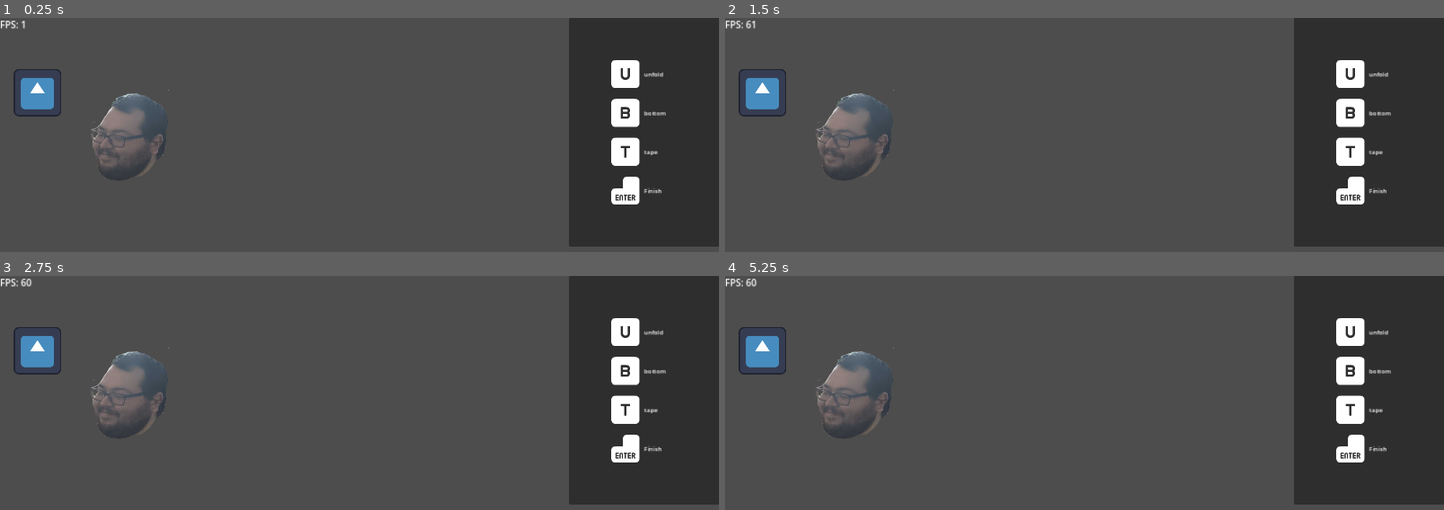
Above: before the commit, frames 1-4 (two rows, left to right).
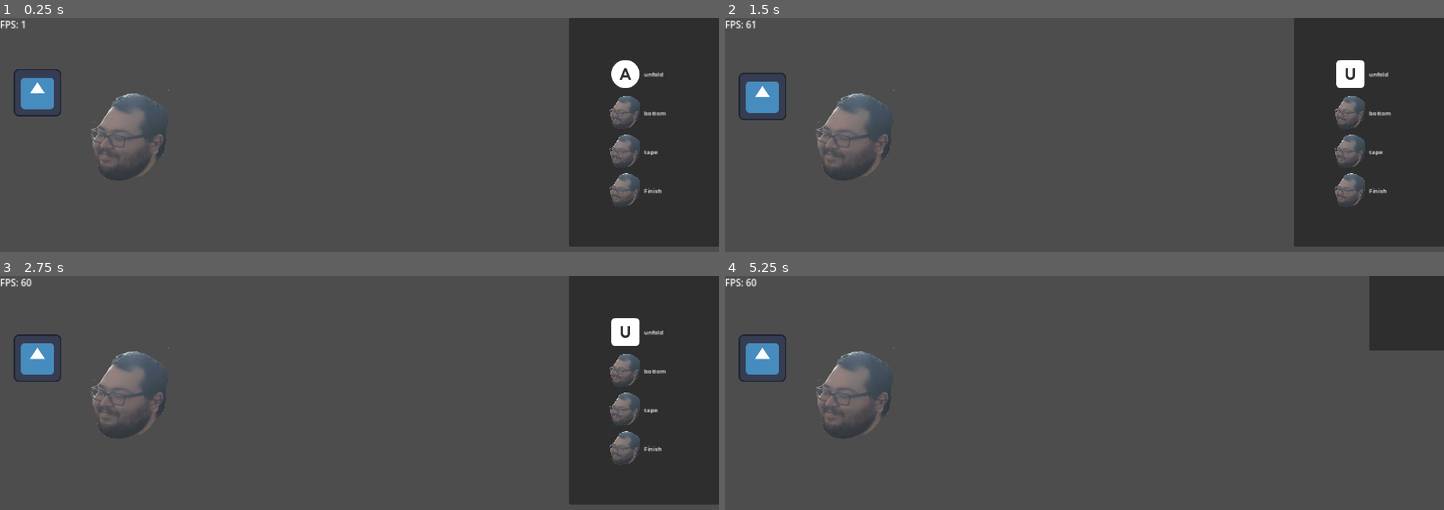
Above: after the commit, the same moments.

Repository: gabeochoa/prime_pressure
Game: Godot game, scene res://scenes/levels/level.tscn
Two runs of this game, one before a commit and one after it. Both use one fixed random seed, a clock stepped at 60 frames per second and the inputs below. The engine's default icon, where the game draws it, is replaced by a stand-in: a white triangle on a blue panel in a dark square.
Inputs (mouse positions are in pixels of both pictures, inside the frame that each line leads up to):
- Up to frame 1 (0.25 s): no input
- Up to frame 2 (1.5 s): tap Enter at 0.5, 0.6 s; move the mouse to (1142, 160) at 0.52 s; hold W 0.53-1.28 s; click (1142, 160) at 0.67 s; move the mouse to (1372, 74) at 1.27 s; hold A from 1.28 s (still down); tap F at 1.35 s; click (1372, 74) at 1.42 s
- Up to frame 3 (2.75 s): tap Space at 2 s; move the mouse to (647, 371) at 2.02 s; release A at 2.03 s; hold W from 2.03 s (still down); tap Z at 2.1 s; click (647, 371) at 2.17 s
- Up to frame 4 (5.25 s): tap Enter at 2.75, 4.25, 5.1 s; move the mouse to (1372, 409) at 2.77 s; tap U at 2.85 s; click (1372, 409) at 2.92 s; tap Space at 3.5, 5 s; move the mouse to (1372, 449) at 3.52 s; release W at 3.53 s; hold A from 3.53 s (still down); tap B at 3.6 s; click (1372, 449) at 3.67 s; move the mouse to (868, 416) at 4.27 s; tap T at 4.35 s; move the mouse to (1120, 477) at 5.02 s; click (1120, 477) at 5.17 s

The runs differ from the first frame. In frame 1, 1.6% of the frame differs, in the area x 84-89%, y 18-81%; in frame 2, 1.9%; in frame 3, 2.0%; in frame 4, 18%, in the area x 1-100%, y 0-98%.

Commit message:
hide button label when not active

Diff:
--- a/project.godot
+++ b/project.godot
@@ -52,6 +52,11 @@
 "events": [Object(InputEventJoypadButton,"resource_local_to_scene":false,"resource_name":"","device":-1,"button_index":6,"pressure":0.0,"pressed":false,"script":null)
 ]
 }
+action_finish={
+"deadzone": 0.5,
+"events": [Object(InputEventJoypadButton,"resource_local_to_scene":false,"resource_name":"","device":-1,"button_index":10,"pressure":0.0,"pressed":true,"script":null)
+]
+}
 
 [rendering]
 
--- a/scenes/levels/action_label.gd
+++ b/scenes/levels/action_label.gd
@@ -19,28 +19,34 @@
 
 func get_image_for_gamepad(gamepad: String)-> Texture2D:
 	const prefix = "res://graphics/controls/xbox_default/"
-	var make_keyboard = func(name): return prefix +  "xbox_button_%s.png"%name
+	var make_button= func(name): return prefix +  "xbox_button_%s.png"%name
+	var make_= func(name): return prefix +  "xbox_%s.png"%name
 	match gamepad:
 		"action_one":
-			return load(make_keyboard.call("a"))
+			return load(make_button.call("a"))
 		"action_two":
-			return load(make_keyboard.call("x"))
+			return load(make_button.call("b"))
 		"action_three":
-			return load(make_keyboard.call("b"))
+			return load(make_button.call("x"))
 		"action_four":
-			return load(make_keyboard.call("y"))
+			return load(make_button.call("y"))
+		"action_finish":
+			return load(make_.call("rb"))
+		var other_key:
+			assert(false, "Missing image for gamepad %s action %s" % [name, other_key])
 	return load("res://graphics/character_efb_mug.png")
 
 var key: Key
 var gamepad: String
-
+var is_active: bool
 var use_controller: bool
 
-func _init(n: String, k: Key, g: String, is_controller: bool):
+func _init(n: String, k: Key, g: String, is_controller: bool, active: bool):
 	name = n
 	key = k
 	gamepad = g
 	use_controller = is_controller
+	is_active = active
 
 # Called when the node enters the scene tree for the first time.
 func _ready():
@@ -51,7 +57,10 @@
 func update_ui():
 	set_custom_minimum_size(Vector2(200, 100))
 	var image = get_image_for_gamepad(gamepad) if use_controller else get_image_for_key(key)
-	add_image(image, 100, 100)
+	if is_active:
+		add_image(image, 100, 100)
+	else:
+		add_image(load("res://graphics/face.png"), 100, 100)
 	add_text(name)
 
 # Called every frame. 'delta' is the elapsed time since the previous frame.
--- a/scenes/scripts/sophie.gd
+++ b/scenes/scripts/sophie.gd
@@ -11,7 +11,7 @@
 	var key: Key
 	var gamepad: String
 
-	func _init(n: String, k:Key ):
+	func _init(n: String, k:Key):
 		name = n
 		key = k
 
@@ -62,6 +62,8 @@
 	class CompleteAction extends ScreenListener:
 		func _init():
 			super("Finish", KEY_ENTER)
+			gamepad = "action_finish"
+
 		func action(screen:Screen):
 			print("screen " + screen.name + " complete")
 			screen.complete = true;
@@ -153,7 +155,7 @@
 	BoxScreen.new()
 ]
 
-var using_controller: bool = false
+var using_controller: bool = true
 
 @onready var screen_container: GridContainer = $"../CanvasLayer/VBoxContainer/PanelContainer/MarginContainer/GridContainer"
 
@@ -161,12 +163,15 @@
 func _ready():
 	pass # Replace with function body.
 
+func assign_inputs_for_action(screen:Screen, action:ScreenListener):
+	assert(action_index < actions.size(), "Showing more actions on screen than we have actions for")
+
+	if action.gamepad.length() == 0:
+		action.gamepad = actions[action_index]
+		action_index += 1
+
 func handle_input_for_action(screen:Screen, action: ScreenListener):
-	assert(action_index < actions.size(), "Showing more actions on screen than we have actions for")
-
-	action.gamepad = actions[action_index]
-	action_index += 1
-
+	assign_inputs_for_action(screen,action)
 	if !screen.is_active_action(action):
 		return
 
@@ -197,19 +202,18 @@
 		for action in screen.config:
 			if old_controller != using_controller:
 				screen.is_dirty = true
-				handle_input_for_action(screen, action)
-
-
-	if event is InputEventKey:
-		if event.pressed and event.keycode == KEY_W:
-			get_viewport().set_input_as_handled()
-
-func create_action_button(action: ScreenListener) -> Control :
+			handle_input_for_action(screen, action)
+
+	#if event.pressed and event.keycode == KEY_W:
+	#get_viewport().set_input_as_handled()
+
+func create_action_button(screen: Screen, action: ScreenListener) -> Control :
 	var label = ActionLabel.new(
 		action.name,
 		action.key,
 		action.gamepad,
-		using_controller
+		using_controller,
+		screen.is_active_action(action)
 	)
 	var wrapper = MarginContainer.new()
 	wrapper.add_child(label)
@@ -217,23 +221,25 @@
 	return wrapper
 
 func render_actions():
+	var children = screen_container.get_children();
+
 	var actives = get_active_screens()
 	if actives.size() == 0:
 		print("no active screens")
+		for child in children:
+			child.queue_free()
 		return
 
 	var active_screen = actives[0]
-
 	if !active_screen.is_dirty:
 		return
 	active_screen.is_dirty = false
-
-	var children = screen_container.get_children();
 
 	for child in children:
 		child.queue_free()
 	for action in active_screen.config:
-		var action_ui = create_action_button(action)
+		assign_inputs_for_action(active_screen,action)
+		var action_ui = create_action_button(active_screen, action)
 		screen_container.add_child(action_ui)
 
 # Called every frame. 'delta' is the elapsed time since the previous frame.
